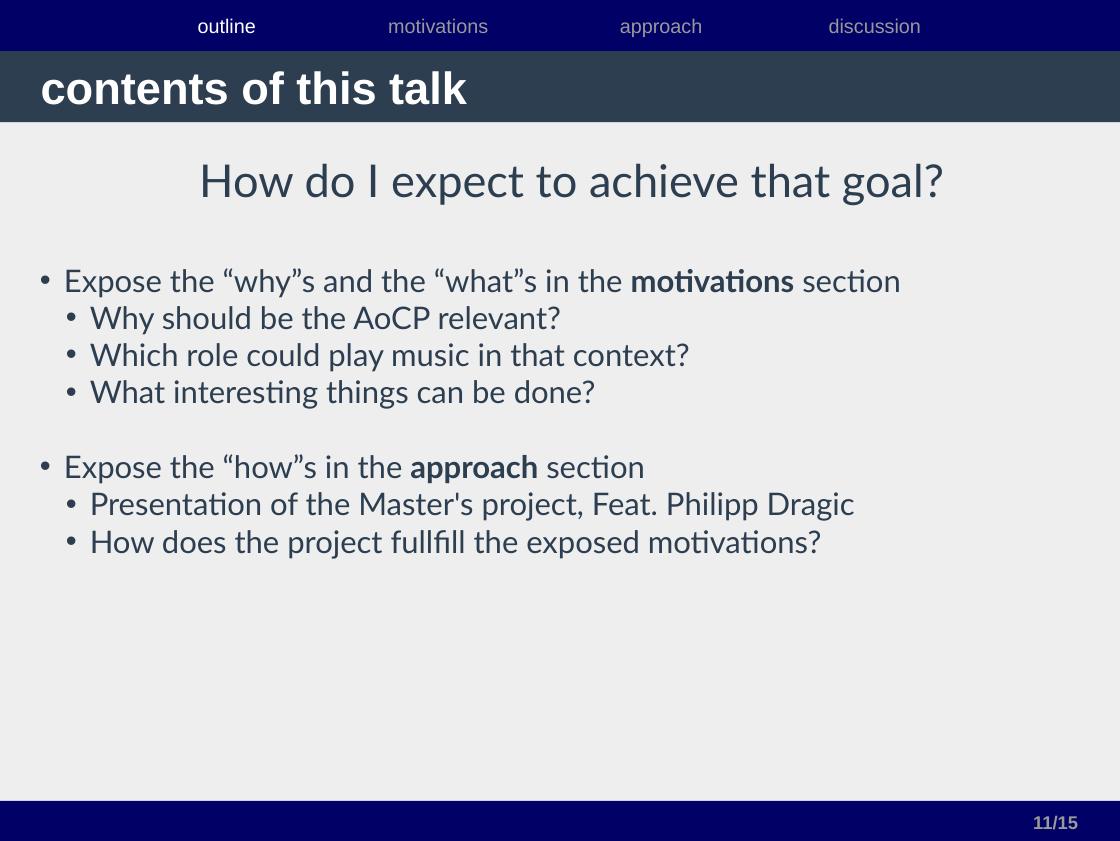
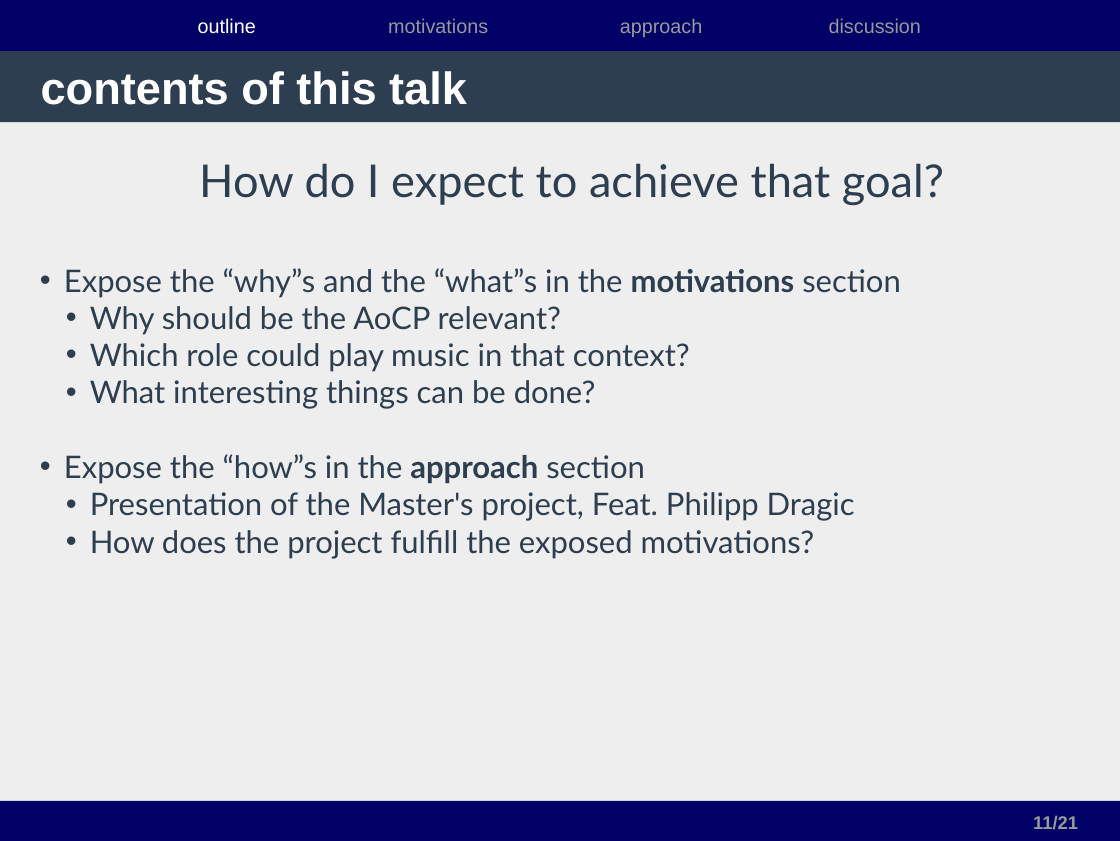
Before and after one commit to andres-fr/videogame-master-hfmdk, a slide deck: slide 11 of documentation/presentation-hfmdk-november2016.odp. Drawn at 1120x841 pixels with LibreOffice and Linux fonts; fonts in the diff are those of the drawing. Boxes give left, top, right and bottom in pixels: in the first picture for what was removed or moved away, otherwise in the second. Text is boxed around its words. In the diff, an @@ line names an element or a change of style, - is before the commit and + after.

```diff
--- a/documentation/presentation-hfmdk-november2016.odp
+++ b/documentation/presentation-hfmdk-november2016.odp
@@ subtitle at box(90, 530, 815, 558): text changed @@
-• How does the project fullfill the exposed motivations?
+• How does the project fulfill the exposed motivations?
@@ page number at box(1033, 815, 1078, 830): text changed @@
-11/15
+11/21
```
Also in this commit, not shown: 7 other slides changed, 6 slides added.
